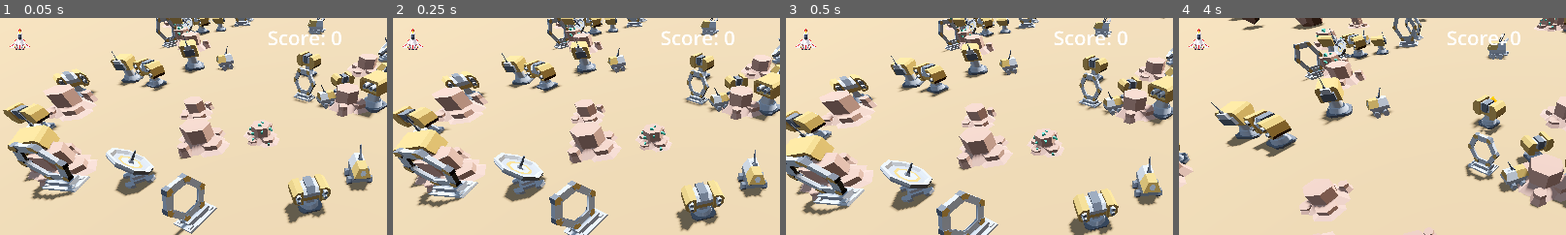
Above: before the commit, frames 1-4 (left to right).
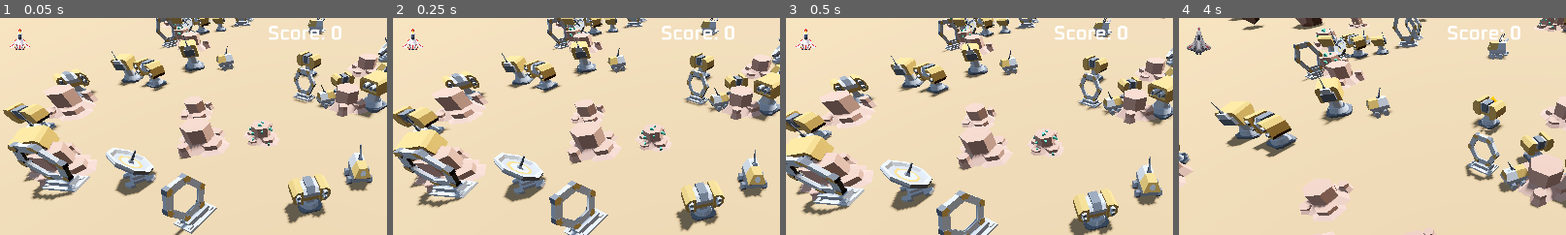
Above: after the commit, the same moments.

Repository: Stone-keep/3d_space_shooter
Game: Godot game, scene res://scenes/game.tscn
Two runs of this game, one before a commit and one after it. Both use one fixed random seed, a clock stepped at 60 frames per second and the inputs below.
Inputs:
- Up to frame 1 (0.05 s): no input
- Up to frame 2 (0.25 s): no input
- Up to frame 3 (0.5 s): no input
- Up to frame 4 (4 s): tap Enter (restart, bound only after the commit) at 0.5 s; hold D (right) 0.53-1.28 s; tap Space (shoot) every 0.75 s from 0.6 to 3.6 s; hold A (left) 1.28-2.03 s; hold D (right) 2.03-3.53 s; hold A (left) from 3.53 s (still down)
The pictures show only the part of the screen within x 11-61%, y 1-51%; the shares and areas given below are measured in that part.

The runs differ from the first frame. In frame 1, 0.6% of the frame differs, in the area x 69-89%, y 3-13%; in frame 2, 0.6%; in frame 3, 0.6%; in frame 4, 1.0%, in the area x 2-89%, y 3-17%.

Commit message:
Add game over screen with high score

Diff:
--- a/project.godot
+++ b/project.godot
@@ -18,6 +18,11 @@
 run/main_scene="uid://b7t0qxtsle5vh"
 config/features=PackedStringArray("4.6", "Forward Plus")
 config/icon="res://icon.svg"
+
+[autoload]
+
+Global="*uid://7dgwavwuy7to"
+GlobalScene="*uid://bwbi5vlh26ol4"
 
 [display]
 
@@ -55,6 +60,11 @@
 "events": [Object(InputEventKey,"resource_local_to_scene":false,"resource_name":"","device":-1,"window_id":0,"alt_press …(191 unchanged characters)…
 ]
 }
+restart={
+"deadzone": 0.2,
+"events": [Object(InputEventKey,"resource_local_to_scene":false,"resource_name":"","device":-1,"window_id":0,"alt_pressed":false,"shift_pressed":false,"ctrl_pressed":false,"meta_pressed":false,"pressed":false,"keycode":0,"physical_keycode":4194309,"key_label":0,"unicode":0,"location":0,"echo":false,"script":null)
+]
+}
 
 [layer_names]
 
--- a/scenes/game.tscn
+++ b/scenes/game.tscn
@@ -5,8 +5,8 @@
 [ext_resource type="PackedScene" uid="uid://bse8ad85s8nlm" path="res://scenes/laser.tscn" id="2_lbhrr"]
 [ext_resource type="PackedScene" uid="uid://cb8fj2hr1bh0m" path="res://scenes/meteor.tscn" id="3_iywne"]
 [ext_resource type="PackedScene" uid="uid://dbf4gy737ybql" path="res://scenes/obstacle.tscn" id="4_iywne"]
+[ext_resource type="FontFile" uid="uid://d378sxay3fpq5" path="res://fonts/Oxanium-SemiBold.ttf" id="5_0tnpc"]
 [ext_resource type="Texture2D" uid="uid://bsp0d6o4g73uj" path="res://graphics/ui/ship_health_full_v4.png" id="5_u5sy4"]
-[ext_resource type="AudioStream" uid="uid://bfqmb1iu5vwef" path="res://audio/background_music.mp3" id="6_p57ef"]
 [ext_resource type="Script" uid="uid://cxfug5mxoiwlw" path="res://scenes/scripts/hud.gd" id="7_fy8bc"]
 
 [sub_resource type="ProceduralSkyMaterial" id="ProceduralSkyMaterial_uwrxv"]
@@ -45,6 +45,7 @@
 anchor_left = 0.5
 anchor_right = 0.5
 grow_horizontal = 2
+theme_override_fonts/font = ExtResource("5_0tnpc")
 text = "Score: 0"
 
 [node name="Control" type="Control" parent="HUD" unique_id=2142531925]
@@ -114,11 +115,6 @@
 wait_time = 2.0
 autostart = true
 
-[node name="BackgroundMusic" type="AudioStreamPlayer" parent="." unique_id=1972969073]
-stream = ExtResource("6_p57ef")
-volume_db = -5.0
-autoplay = true
-
 [node name="GameBorders" type="Node3D" parent="." unique_id=945812200]
 
 [node name="RightBorder" type="StaticBody3D" parent="GameBorders" unique_id=1254896735]
@@ -135,6 +131,7 @@
 transform = Transform3D(1, 0, 0, 0, 1, 0, 0, 0, 1, 0, 0, -0.10668945)
 shape = SubResource("BoxShape3D_p57ef")
 
+[connection signal="lose_health" from="Player" to="." method="_on_player_lose_health"]
 [connection signal="shoot_laser" from="Player" to="." method="_on_player_shoot_laser"]
 [connection signal="timeout" from="Timers/MeteorTimer" to="." method="_on_meteor_timer_timeout"]
 [connection signal="timeout" from="Timers/ObstacleTimer" to="." method="_on_obstacle_timer_timeout"]
--- /dev/null
+++ b/scenes/game_over.gd
@@ -0,0 +1,13 @@
+extends Control
+
+func _ready() -> void:
+	if Global.destroyed_by_what == "meteor":
+		$VBoxContainer/DestroyedBy.text = "Your ship was destroyed by a meteor!"
+	elif Global.destroyed_by_what == "obstacle":
+		$VBoxContainer/DestroyedBy.text = "Your ship crashed into an obstacle!"
+	$VBoxContainer/Score.text = "Score:\n%s" % Global.last_score
+	$VBoxContainer/HighScore.text = "High Score:\n%s" % Global.high_score
+
+func _process(_delta: float) -> void:
+	if Input.is_action_just_pressed("restart"):
+		get_tree().change_scene_to_file("res://scenes/game.tscn")
--- /dev/null
+++ b/scenes/game_over.tscn
@@ -0,0 +1,86 @@
+[gd_scene format=3 uid="uid://hin0diq1m7eh"]
+
+[ext_resource type="Script" uid="uid://6m3quysiqdbx" path="res://scenes/game_over.gd" id="1_tbwuq"]
+[ext_resource type="FontFile" uid="uid://d378sxay3fpq5" path="res://fonts/Oxanium-SemiBold.ttf" id="1_wqhvx"]
+[ext_resource type="Texture2D" uid="uid://0yxklygomuq1" path="res://graphics/ui/ship_health_lost_v4.png" id="1_xeevv"]
+
+[node name="GameOver" type="Control" unique_id=1303080564]
+layout_mode = 3
+anchors_preset = 15
+anchor_right = 1.0
+anchor_bottom = 1.0
+grow_horizontal = 2
+grow_vertical = 2
+script = ExtResource("1_tbwuq")
+
+[node name="ColorRect" type="ColorRect" parent="." unique_id=1320101485]
+layout_mode = 1
+anchors_preset = 15
+anchor_right = 1.0
+anchor_bottom = 1.0
+grow_horizontal = 2
+grow_vertical = 2
+color = Color(0, 0, 0, 1)
+
+[node name="VBoxContainer" type="VBoxContainer" parent="." unique_id=1520187388]
+custom_minimum_size = Vector2(1080, 200)
+layout_mode = 1
+anchors_preset = 15
+anchor_right = 1.0
+anchor_bottom = 1.0
+grow_horizontal = 2
+grow_vertical = 2
+
+[node name="GameOver" type="Label" parent="VBoxContainer" unique_id=507202489]
+layout_mode = 2
+size_flags_horizontal = 4
+size_flags_vertical = 6
+theme_override_fonts/font = ExtResource("1_wqhvx")
+theme_override_font_sizes/font_size = 70
+text = "GAME OVER"
+
+[node name="DestroyedBy" type="Label" parent="VBoxContainer" unique_id=1809072047]
+layout_mode = 2
+size_flags_horizontal = 4
+theme_override_fonts/font = ExtResource("1_wqhvx")
+theme_override_font_sizes/font_size = 40
+text = "Your ship was destroyed by XXX!"
+horizontal_alignment = 1
+
+[node name="TextureRect" type="TextureRect" parent="VBoxContainer" unique_id=1216881105]
+custom_minimum_size = Vector2(400, 400)
+layout_mode = 2
+size_flags_horizontal = 4
+size_flags_vertical = 6
+texture = ExtResource("1_xeevv")
+expand_mode = 1
+
+[node name="Score" type="Label" parent="VBoxContainer" unique_id=1037444987]
+layout_mode = 2
+size_flags_horizontal = 4
+size_flags_vertical = 6
+theme_override_fonts/font = ExtResource("1_wqhvx")
+theme_override_font_sizes/font_size = 40
+text = "
+Score:
+0"
+horizontal_alignment = 1
+
+[node name="HighScore" type="Label" parent="VBoxContainer" unique_id=514215492]
+layout_mode = 2
+size_flags_horizontal = 4
+size_flags_vertical = 6
+theme_override_fonts/font = ExtResource("1_wqhvx")
+theme_override_font_sizes/font_size = 40
+text = "High Score:
+0"
+horizontal_alignment = 1
+
+[node name="Restart" type="Label" parent="VBoxContainer" unique_id=636017944]
+layout_mode = 2
+size_flags_horizontal = 4
+size_flags_vertical = 6
+theme_override_fonts/font = ExtResource("1_wqhvx")
+theme_override_font_sizes/font_size = 50
+text = "Press ENTER to restart!"
+horizontal_alignment = 1
--- a/scenes/global.tscn
+++ b/scenes/global.tscn
@@ -1,6 +1,12 @@
 [gd_scene format=3 uid="uid://bwbi5vlh26ol4"]
 
 [ext_resource type="Script" uid="uid://7dgwavwuy7to" path="res://scenes/scripts/global.gd" id="1_4pk28"]
+[ext_resource type="AudioStream" uid="uid://bfqmb1iu5vwef" path="res://audio/background_music.mp3" id="2_nmxvb"]
 
 [node name="Global" type="Node" unique_id=636189797]
 script = ExtResource("1_4pk28")
+
+[node name="BackgroundMusic" type="AudioStreamPlayer" parent="." unique_id=2135523318]
+stream = ExtResource("2_nmxvb")
+autoplay = true
+parameters/looping = true
--- a/scenes/scripts/game.gd
+++ b/scenes/scripts/game.gd
@@ -40,3 +40,18 @@
 
 func _on_obstacle_timer_timeout() -> void:
 	spawn_obstacles(3, 6, game_size["back"], game_size["back"] - 10)
+
+func trigger_game_end(destroyed_by_what: String):
+	Global.last_score = score
+	Global.destroyed_by_what = destroyed_by_what
+	if score >= Global.high_score:
+		Global.high_score = score
+	get_tree().change_scene_to_file("res://scenes/game_over.tscn")
+
+func _on_player_lose_health(health: int, destroyed_by_what: String) -> void:
+	if health == 2:
+		$HUD/Control/HBoxContainer/HealthIcon3.texture = load("res://graphics/ui/ship_health_lost_v4.png")
+	elif health == 1:
+		$HUD/Control/HBoxContainer/HealthIcon2.texture = load("res://graphics/ui/ship_health_lost_v4.png")
+	elif health <= 0:
+		trigger_game_end(destroyed_by_what)
--- a/scenes/scripts/global.gd
+++ b/scenes/scripts/global.gd
@@ -1,11 +1,5 @@
 extends Node
 
-
-# Called when the node enters the scene tree for the first time.
-func _ready() -> void:
-	pass # Replace with function body.
-
-
-# Called every frame. 'delta' is the elapsed time since the previous frame.
-func _process(delta: float) -> void:
-	pass
+var last_score := 0
+var high_score := 0
+var destroyed_by_what := ""
--- a/scenes/scripts/player.gd
+++ b/scenes/scripts/player.gd
@@ -8,6 +8,7 @@
 var invulnerable := false
 
 signal shoot_laser(pos: Vector3)
+signal lose_health(health: int, destroyed_by_what: String)
 
 func _physics_process(delta: float) -> void:
 	direction = Input.get_axis("left", "right")
@@ -35,15 +36,13 @@
 func _on_shoot_cooldown_timeout() -> void:
 	can_shoot = true
 
-func got_hit(by_what: String):
+func got_hit(destroyed_by_what: String):
 	if not invulnerable:
-		print("You crashed into %s!" % by_what)
 		invulnerable = true
 		$InvulnerabilityTimer.start()
 		$CollisionSound.play()
 		health -= 1
-		if health <= 0:
-			print("dead")
+		lose_health.emit(health, destroyed_by_what)
 		flash_invulnerability()
 
 func _on_invulnerability_timer_timeout() -> void:
Binary file added: fonts/Oxanium-Bold.ttf
Not shown, added: fonts/Oxanium-Bold.ttf.import
Binary file added: fonts/Oxanium-Medium.ttf
Not shown, added: fonts/Oxanium-Medium.ttf.import
Binary file added: fonts/Oxanium-Regular.ttf
Not shown, added: fonts/Oxanium-Regular.ttf.import
Binary file added: fonts/Oxanium-SemiBold.ttf
Not shown, added: fonts/Oxanium-SemiBold.ttf.import
Not shown, added: scenes/game_over.gd.uid
